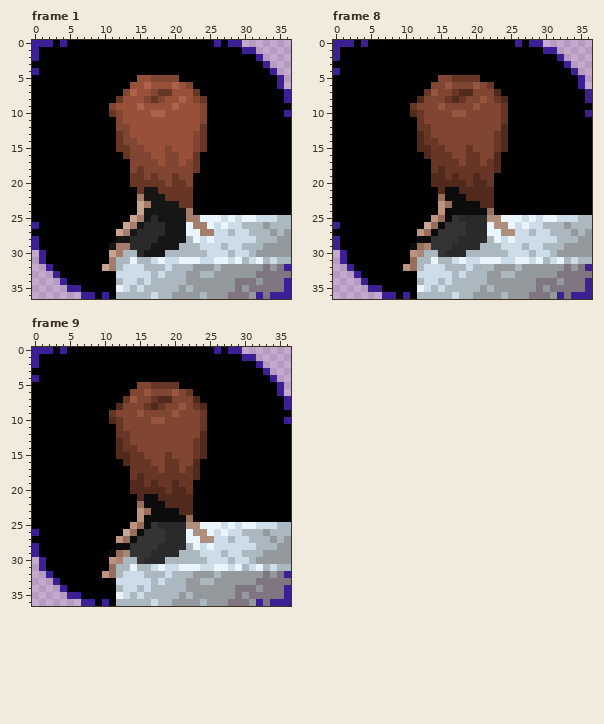
File history of a animated GIF sprite, images/person_monoliths_world.gif. This is how it looked before the edit.
The file is 37x37 pixels, 31 frames. Colours within 5 levels of each other are drawn and written as one. Shown: frame 1, frame 8, frame 9. The commit also changed other frames, which this record leaves out.
Now the later version:
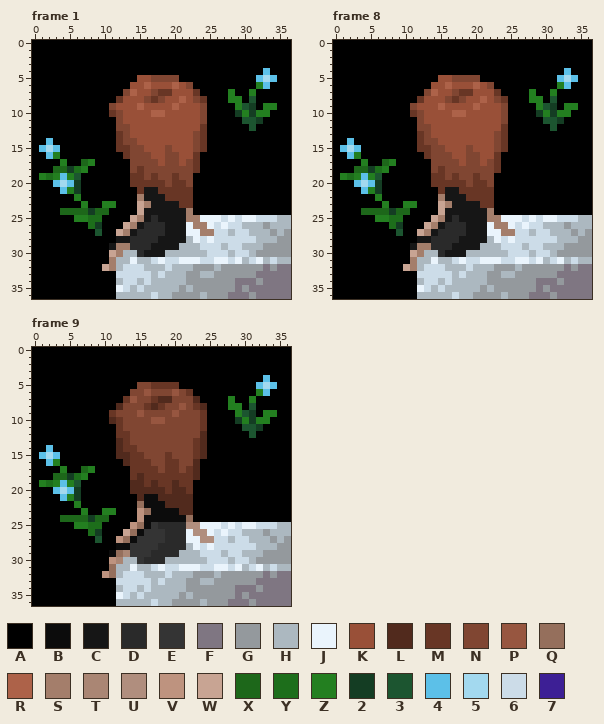
Palette (. is transparent): A #000000  B #0c0c0c  C #161616  D #2a2a2a  E #343434  F #7f7682  G #94999d  H #acb8c0  J #eaf4fc  K #995038  L #512a1d  M #683625  N #804632  P #975640  Q #956f5c  R #ad6249  S #a47e6b  T #aa8674  U #b08e7e  V #be937f  W #c8a493  X #1d671a  Y #1d6e1b  Z #237f20  2 #143d23  3 #1c5530  4 #5cc0e8  5 #a3d9ef  6 #ccdce8  7 #3d1f95
Log entry: Update the art of the So Close Yet So Far Away badge
Diff:
Changed rows in their new state; - is an unchanged pixel.
Frame 1:
first column x 0:
 0 AAA-A---------------------A-AAAAAAAAA
 1 A-----------------------------AAAAAAA
 2 A-------------------------------AAAAA
 3 ---------------------------------AAAA
 4 A--------------------------------4AAA
 5 --------------------------------454AA
 6 --------------------------------Z4-AA
 7 ----------------------------Z--Z----A
 8 ----------------------------ZZ-3----A
 9 -----------------------------Z32-ZZ--
10 -----------------------------2Z2ZZ--A
11 ------------------------------332----
12 -------------------------------3-----
14 --4----------------------------------
15 -454---------------------------------
16 --4Z---------------------------------
17 ----Z--XZ----------------------------
18 ---XX2YZ-----------------------------
19 -ZYZ4Z3------------------------------
20 ---4542------------------------------
21 ----4Z2------------------------------
22 ------Z------------------------------
23 -------Z--ZZ-------------------------
24 ----XXXX2XX--------------------------
25 ------ZZYY---------------------------
26 A-------Y2---------------------------
27 ---------3---------------------------
28 A------------------------------------
29 A------------------------------------
30 AA-----------------------------------
31 AA-----------------------------------
32 AAA---------------------------------F
33 AAAA---------------------------------
34 AAAAA-------------------------------F
35 AAAAAAA-----------------------------F
36 AAAAAAAAA-A---------------------F-FFF
Frame 8:
first column x 0:
 0 AAA-A---------------------A-AAAAAAAAA
 1 A-----------------------------AAAAAAA
 2 A-------------------------------AAAAA
 3 ---------------------------------AAAA
 4 A--------------------------------4AAA
 5 ---------------KKNNNN-----------454AA
 6 --------------KKRKKKRKN---------Z4-AA
 7 -------------NRKKNMMKKKM----Z--Z----A
 8 ------------MKKKNMNKKRKNM---ZZ-3----A
 9 -----------NKKKRKKKKRKKKN----Z32-ZZ--
10 -----------MNKKKKRRKKKKKN----2Z2ZZ--A
11 ------------NKKKKKKKKKKKN-----332----
12 ------------NNKKKKKKKKKKM------3-----
13 ------------MNKKKKKKKKKNM------------
14 --4---------MNNKKKKKKKKNM------------
15 -454--------MMNNKKKNKKKNM------------
16 --4Z---------MNNNKKNNKKM-------------
17 ----Z--XZ-----NNNNKNNKNM-------------
18 ---XX2YZ------NMNNNNNNNM-------------
19 -ZYZ4Z3-------MMNMNNMNN--------------
20 ---4542-------MMMMMNMMN--------------
21 ----4Z2--------MCCMMMMM--------------
22 ------Z--------SCCCMMMM--------------
23 -------Z--ZZ---WSCCCCMM--------------
24 ----XXXX2XX----WCCCCCCS--------------
25 ------ZZYY----WSCDCCCCSS-------------
26 A-------Y2----SCDDDCCC-SS------------
27 ---------3--WSCDDDDCCC--SS-----------
28 A-----------CCDDDDCCCC---------------
29 A----------CSSDDDCCCC----------------
30 AA---------WS--DCCC------------------
31 AA---------S-------------------------
32 AAA-------WS------------------------F
33 AAAA---------------------------------
34 AAAAA-------------------------------F
35 AAAAAAA-----------------------------F
36 AAAAAAAAA-A---------------------F-FFF
Frame 9: the same change as frame 1
